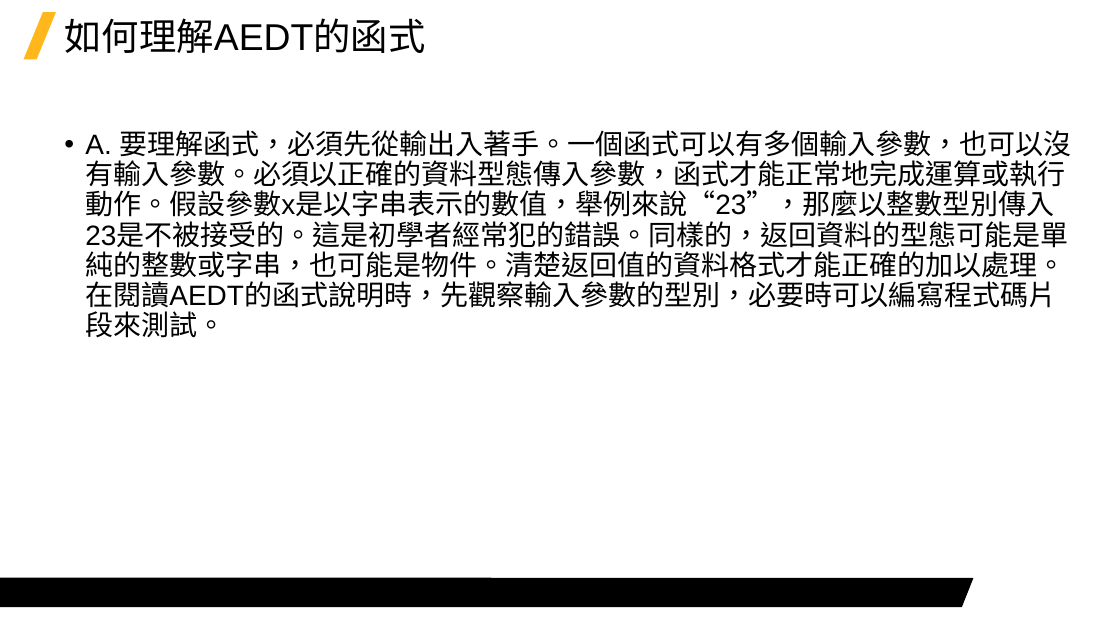
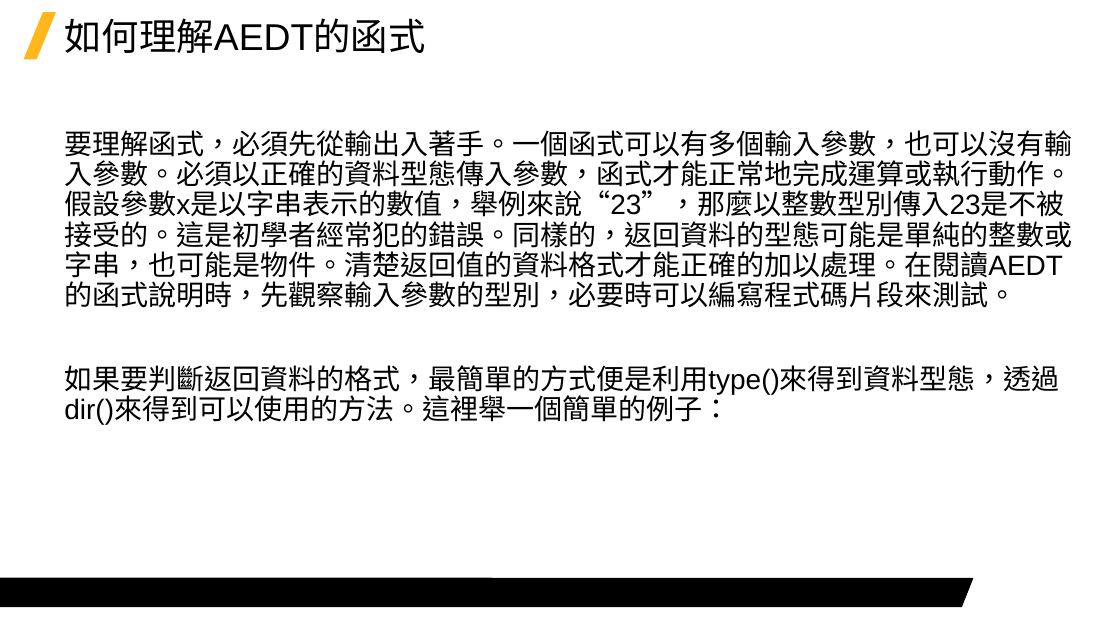
Before and after one commit to Jerrick-cheng/AEDT-Automation-Camp, a slide deck: slide 9 of 上課教材/Week4.pptx (slide 6 before the commit). Drawn at 1120x630 pixels with LibreOffice and Linux fonts; fonts in the diff are those of the drawing; background and template pictures are left out. Boxes give left, top, right and bottom in pixels: in the first picture for what was removed or moved away, otherwise in the second. Text is boxed around its words. In the diff, an @@ line names an element or a change of style, - is before the commit and + after.

```diff
--- a/上課教材/Week4.pptx
+++ b/上課教材/Week4.pptx
@@ text at (x1=64, y1=130, x2=1072, y2=424): text changed @@
-• A. 要理解函式，必須先從輸出入著手。一個函式可以有多個輸入參數，也可以沒有輸入參數。必須以正確的資料型態傳入參數，函式才能正常地完成運算或執行動作。假設參數x是以字串表示的數值，舉例來說“23”，那麼以整數型別傳入23是不被接受的。這是初學者經常犯的錯誤。同樣的，返回資料的型態可能是單純的整數或字串，也可能是物件。清楚返回值的資料格式才能正確的加以處理。在閱讀AEDT的函式說明時，先觀察輸入參數的型別，必要時可以編寫程式碼片段來測試。
+要理解函式，必須先從輸出入著手。一個函式可以有多個輸入參數，也可以沒有輸入參數。必須以正確的資料型態傳入參數，函式才能正常地完成運算或執行動作。假設參數x是以字串表示的數值，舉例來說“23”，那麼以整數型別傳入23是不被接受的。這是初學者經常犯的錯誤。同樣的，返回資料的型態可能是單純的整數或字串，也可能是物件。清楚返回值的資料格式才能正確的加以處理。在閱讀AEDT的函式說明時，先觀察輸入參數的型別，必要時可以編寫程式碼片段來測試。
+如果要判斷返回資料的格式，最簡單的方式便是利用type()來得到資料型態，透過dir()來得到可以使用的方法。這裡舉一個簡單的例子：
```
Also in this commit, not shown: 4 other slides changed, 6 slides added, 5 slides removed, 2 other files.
